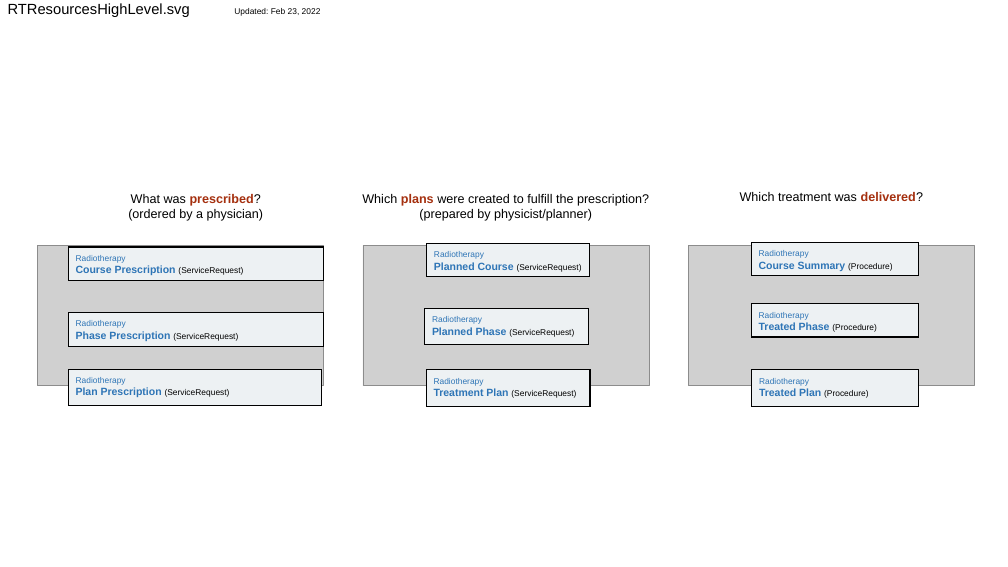
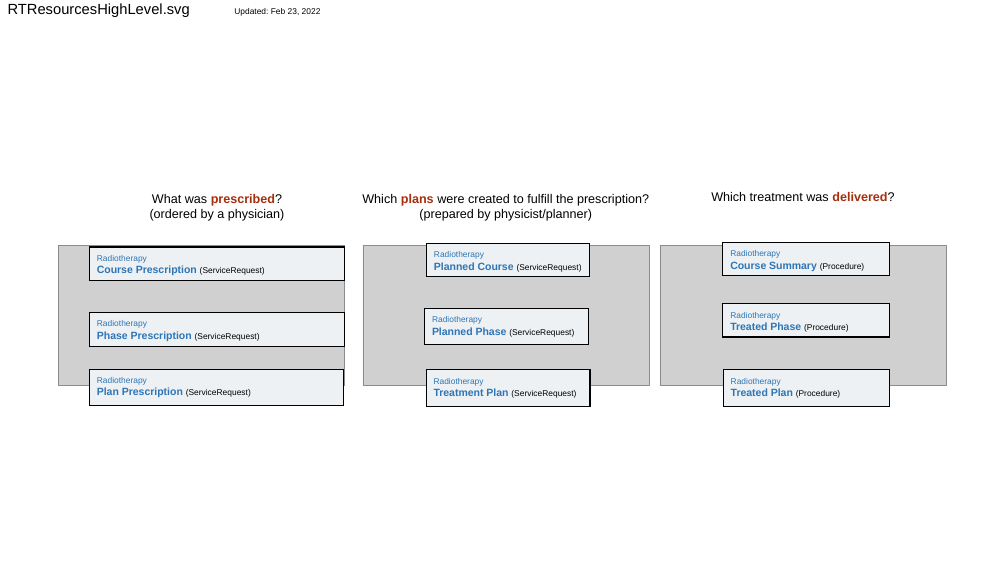
Before and after one commit to HL7/codex-radiation-therapy, a slide deck: slide 2 of input/images-source/RTResourcesOverview.pptx. Drawn at 1008x567 pixels with LibreOffice and Linux fonts; fonts in the diff are those of the drawing; grey boxes stand for pictures. Boxes give left, top, right and bottom in pixels: in the first picture for what was removed or moved away, otherwise in the second. Text is boxed around its words. In the diff, an @@ line names an element or a change of style, - is before the commit and + after.

```diff
--- a/input/images-source/RTResourcesOverview.pptx
+++ b/input/images-source/RTResourcesOverview.pptx
@@ 3 rectangles, 1 picture, 1 text: place and size @@
-3 rectangles, 1 picture, 1 text at [689, 192, 975, 406]
+3 rectangles, 1 picture, 1 text at [660, 192, 946, 406]
@@ 3 rectangles, 1 picture, 1 text: place and size @@
-3 rectangles, 1 picture, 1 text at [38, 194, 324, 405]
+3 rectangles, 1 picture, 1 text at [59, 194, 345, 405]
```
Also in this commit, not shown: 1 other slide changed, 1 slide added.
